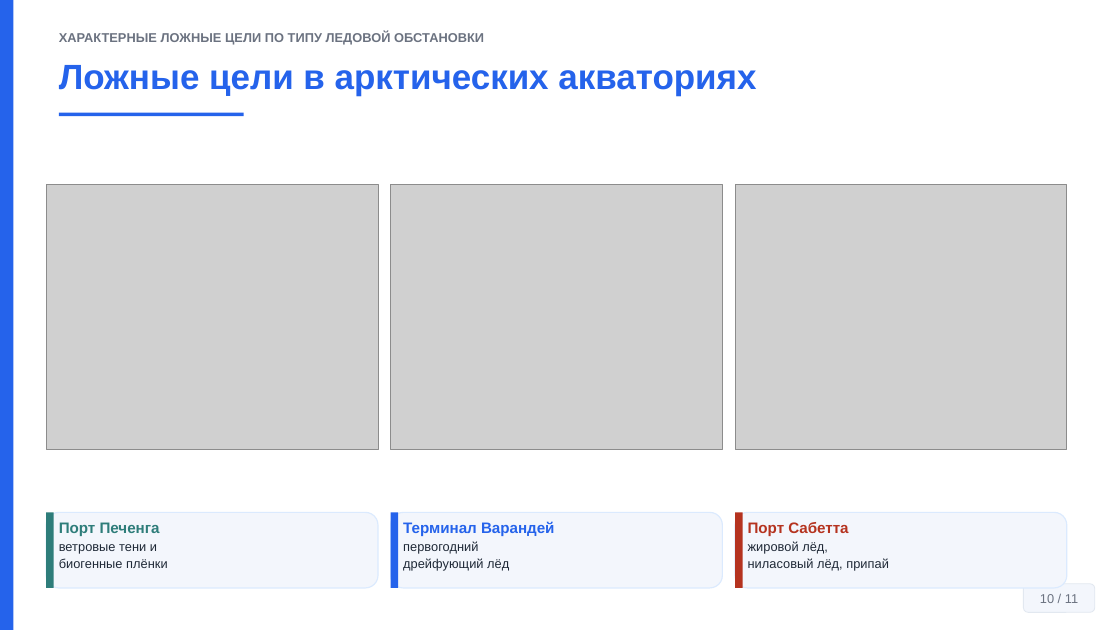
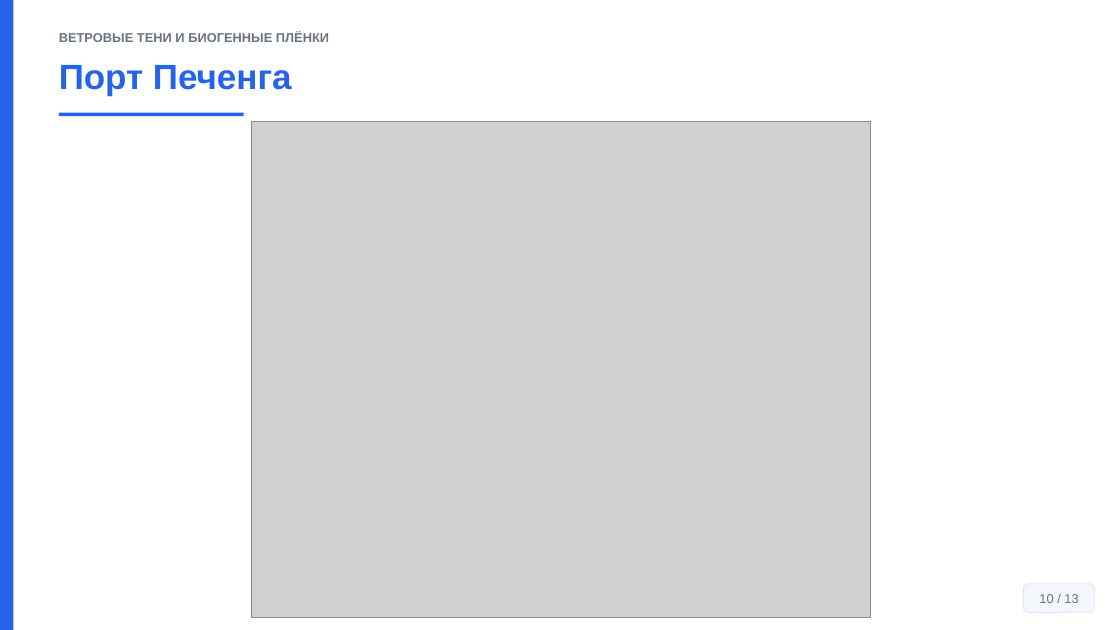
Before and after one commit to Confucius-hub/spbu_db_hw, a slide deck: slide 10 of thesis/vkr_final/Презентация_Финал_Байханов_2026.pptx. Drawn at 1120x630 pixels with LibreOffice and Linux fonts; fonts in the diff are those of the drawing; grey boxes stand for pictures. Boxes give left, top, right and bottom in pixels: in the first picture for what was removed or moved away, otherwise in the second. Text is boxed around its words. In the diff, an @@ line names an element or a change of style, - is before the commit and + after.

```diff
--- a/thesis/vkr_final/Презентация_Финал_Байханов_2026.pptx
+++ b/thesis/vkr_final/Презентация_Финал_Байханов_2026.pptx
@@ text at [59, 33, 329, 42]: text changed @@
-ХАРАКТЕРНЫЕ ЛОЖНЫЕ ЦЕЛИ ПО ТИПУ ЛЕДОВОЙ ОБСТАНОВКИ
+ВЕТРОВЫЕ ТЕНИ И БИОГЕННЫЕ ПЛЁНКИ
@@ text at [59, 65, 292, 95]: text changed @@
-Ложные цели в арктических акваториях
+Порт Печенга
@@ picture: place and size @@
-picture at [46, 184, 378, 450]
+picture at [251, 122, 871, 618]
@@ picture removed at [391, 184, 723, 450] @@
@@ picture removed at [735, 184, 1067, 450] @@
@@ rounded rectangle removed at [46, 513, 378, 588] @@
@@ rectangle removed at [46, 513, 54, 588] @@
@@ text removed at [59, 522, 167, 568] @@
-Порт Печенга
-ветровые тени и
-биогенные плёнки
@@ rounded rectangle removed at [391, 513, 723, 588] @@
@@ rectangle removed at [391, 513, 398, 588] @@
@@ text removed at [403, 521, 554, 571] @@
-Терминал Варандей
-первогодний
-дрейфующий лёд
@@ rounded rectangle removed at [735, 513, 1067, 588] @@
@@ rectangle removed at [735, 513, 743, 588] @@
@@ text removed at [748, 522, 889, 571] @@
-Порт Сабетта
-жировой лёд,
-ниласовый лёд, припай
@@ text in rounded rectangle at [1039, 594, 1078, 603]: text changed @@
-10 / 11
+10 / 13
```
Also in this commit, not shown: 9 other slides changed, 3 slides added, 1 slide removed, 5 other files.
